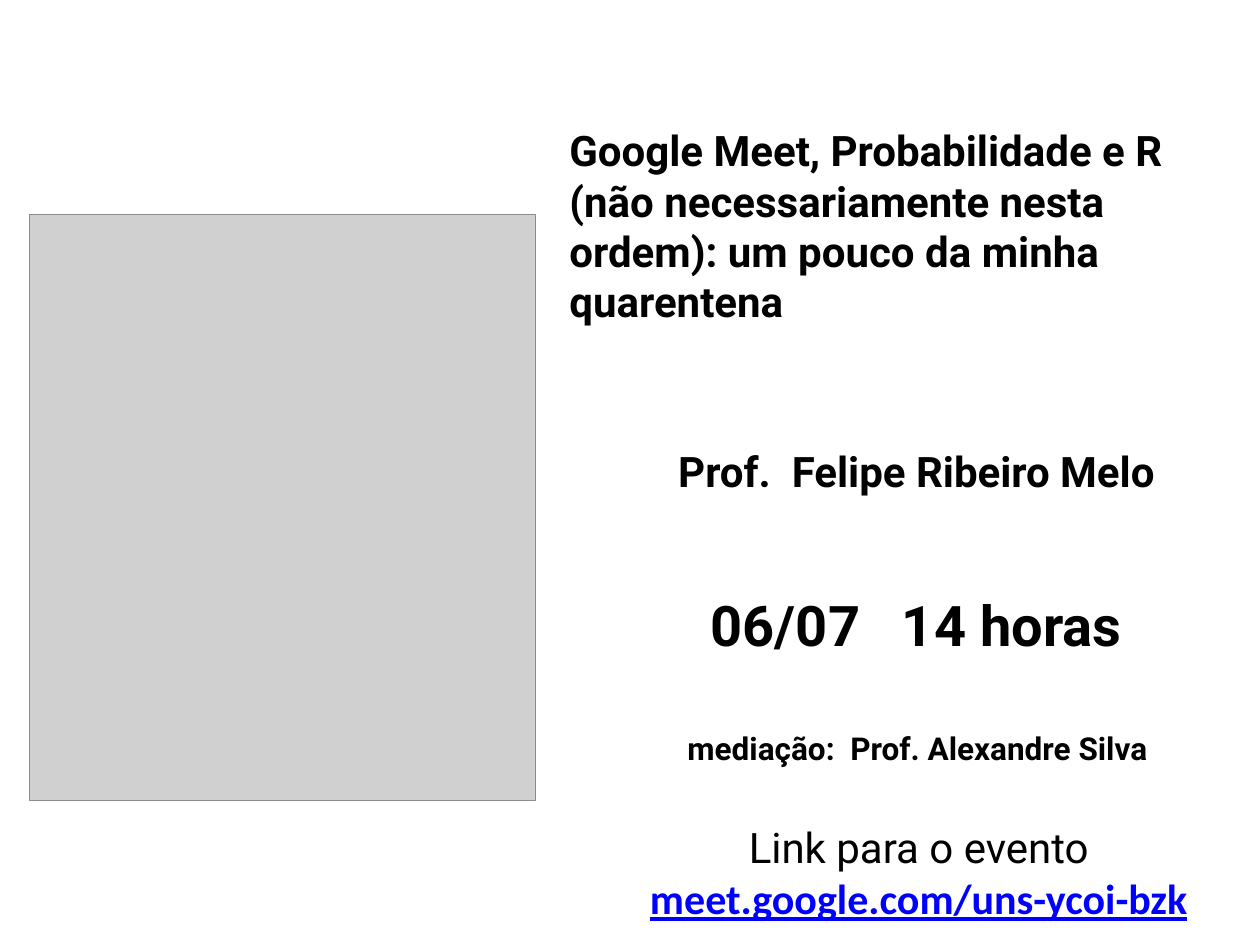
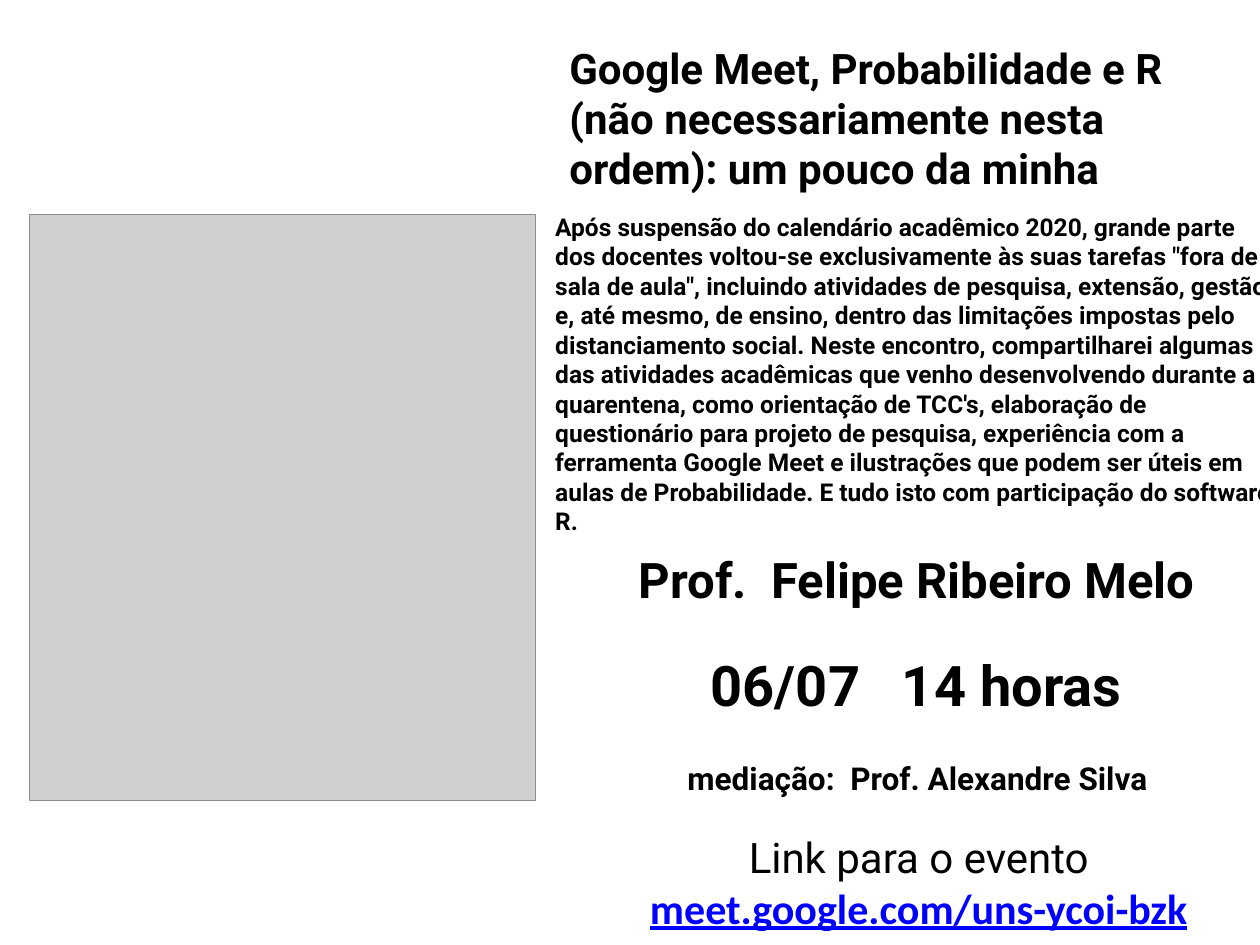
Before and after one commit to DATAUNIRIO/DMQ_Talks, a slide deck: slide 12 of libs/uds/flyer.pptx. Drawn at 1260x945 pixels with LibreOffice and Linux fonts; fonts in the diff are those of the drawing; grey boxes stand for pictures; background and template pictures are left out. Boxes give left, top, right and bottom in pixels: in the first picture for what was removed or moved away, otherwise in the second. Text is boxed around its words. In the diff, an @@ line names an element or a change of style, - is before the commit and + after.

Commit message:
Felipe Ribeiro

```diff
--- a/libs/uds/flyer.pptx
+++ b/libs/uds/flyer.pptx
@@ text "Google Meet, Probabilidade e R ...": place and size @@
-text "Google Meet, Probabilidade e R ..." at bbox=[569, 134, 1162, 276]
+text "Google Meet, Probabilidade e R ..." at bbox=[569, 52, 1162, 193]
@@ rectangle removed at bbox=[546, 122, 1260, 281] @@
@@ text added at bbox=[555, 217, 1260, 530], 14 pt, text #000000, bold @@
+Após suspensão do calendário acadêmico 2020, grande parte dos docentes voltou-se exclusivamente às suas tarefas "fora de sala de aula", incluindo atividades de pesquisa, extensão, gestão e, até mesmo, de ensino, dentro das limitações impostas pelo distanciamento social. Neste encontro, compartilharei algumas das atividades acadêmicas que venho desenvolvendo durante a quarentena, como orientação de TCC's, elaboração de questionário para projeto de pesquisa, experiência com a ferramenta Google Meet e ilustrações que podem ser úteis em aulas de Probabilidade. E tudo isto com participação do software R.
@@ text "Prof. Felipe Ribeiro Melo": place and size @@
-text "Prof. Felipe Ribeiro Melo" at bbox=[678, 455, 1154, 496]
+text "Prof. Felipe Ribeiro Melo" at bbox=[639, 560, 1194, 608]
@@ text "Prof. Felipe Ribeiro Melo" at bbox=[639, 560, 1194, 608]: size 24 to 28 pt @@
@@ text "06/07 14 horas": place and size @@
-text "06/07 14 horas" at bbox=[711, 604, 1121, 650]
+text "06/07 14 horas" at bbox=[711, 664, 1121, 710]
@@ text "mediação: Prof. Alexandre Silva": place and size @@
-text "mediação: Prof. Alexandre Silva" at bbox=[687, 736, 1148, 767]
+text "mediação: Prof. Alexandre Silva" at bbox=[687, 766, 1148, 797]
@@ text "Link para o evento": place and size @@
-text "Link para o evento" at bbox=[650, 831, 1187, 921]
+text "Link para o evento" at bbox=[650, 841, 1187, 931]
```
Also in this commit, not shown: 5 other files.
